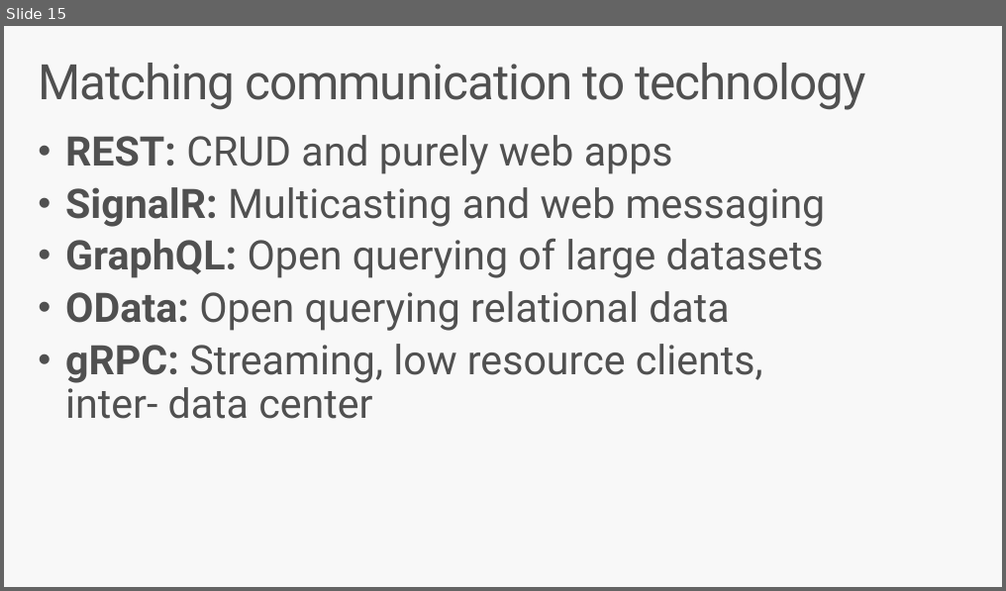
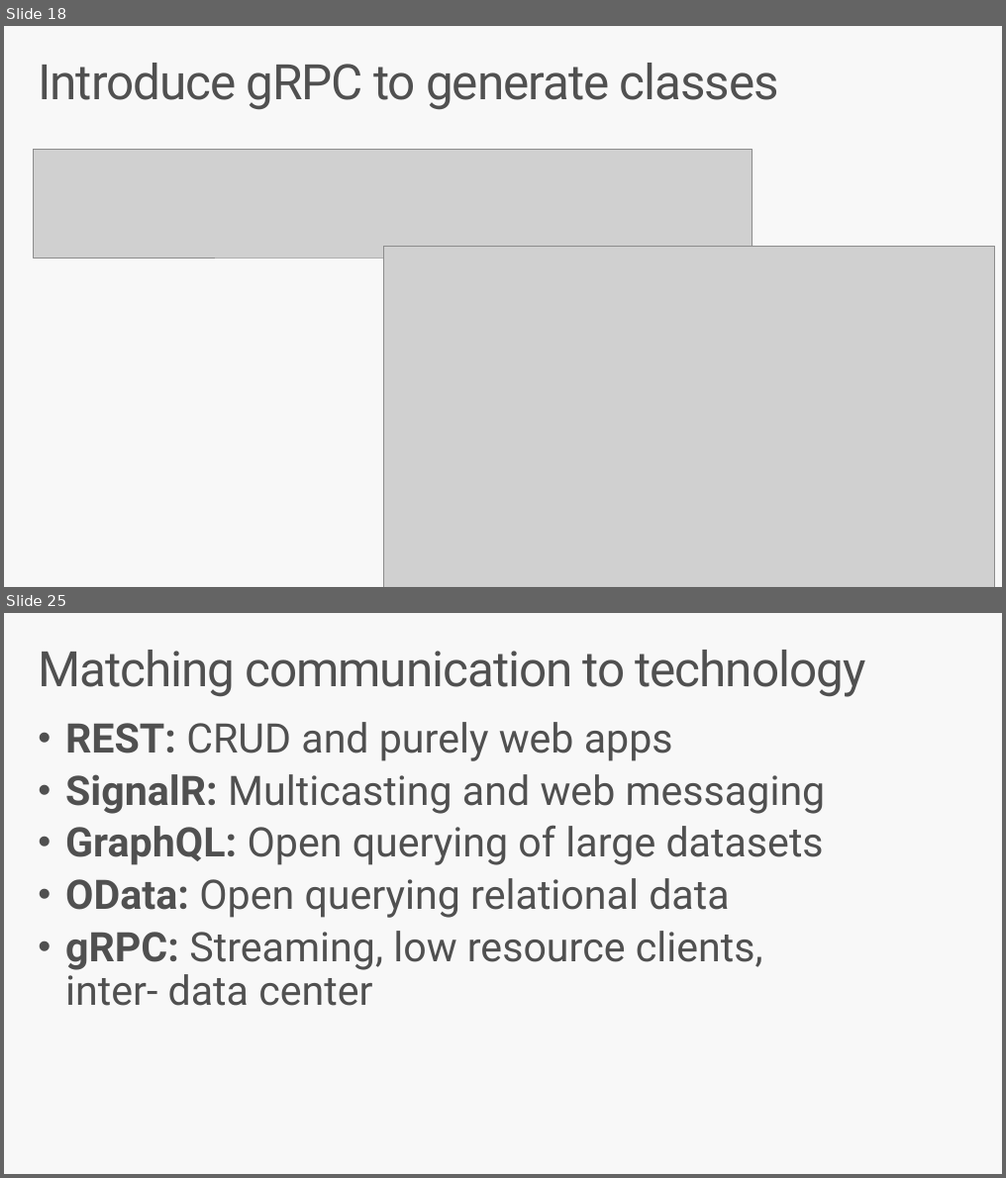
Before and after one commit to jlamch/.net-core, a slide deck: 2.rest-api-introduction.pptx. Shown one above the other, each under a label of ours: slide 15 before the commit, slides 18 and 25 after it; the slides between them are not shown. The pictures are 1006x591 and 1006x1178 pixels, drawn with LibreOffice and Linux fonts; fonts in the diff are those of the drawing; grey boxes stand for pictures. Boxes give left, top, right and bottom in pixels: in the first picture for what was removed or moved away, otherwise in the second. Text is boxed around its words. In the diff, an @@ line names an element or a change of style, - is before the commit and + after.

```diff
--- a/2.rest-api-introduction.pptx
+++ b/2.rest-api-introduction.pptx
@@ slide 18 added at (4,26,1002,587), background #F8F8F8 @@
@@ title added at (38,63,779,110), 47 pt, text #505050 @@
+Introduce gRPC to generate classes
@@ picture added at (33,150,751,258) @@
@@ picture added at (383,246,995,587) @@
@@ what was slide 15 is now slide 25 @@
```
Also in this commit, not shown: 8 slides changed, 9 other slides added, 2 other files.
